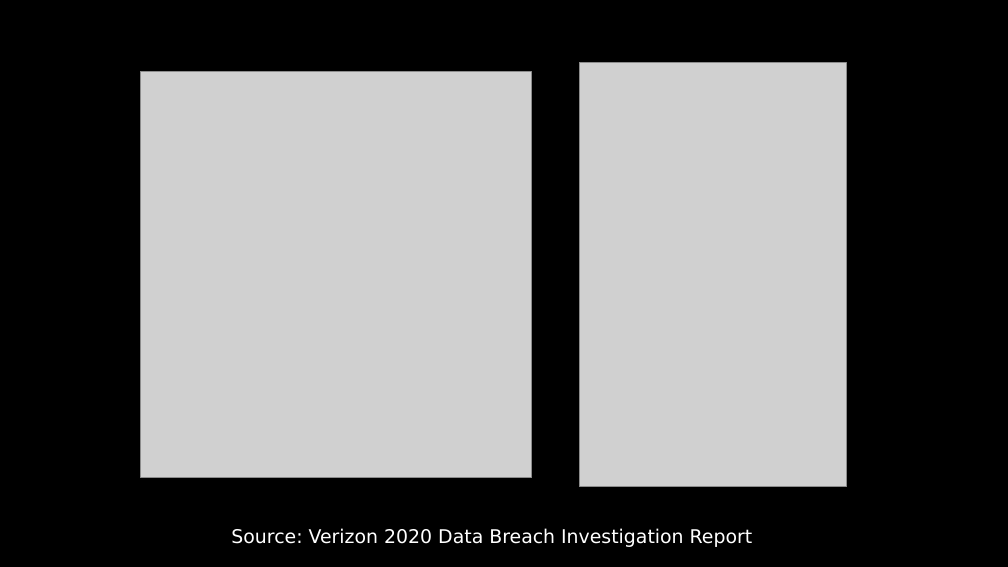
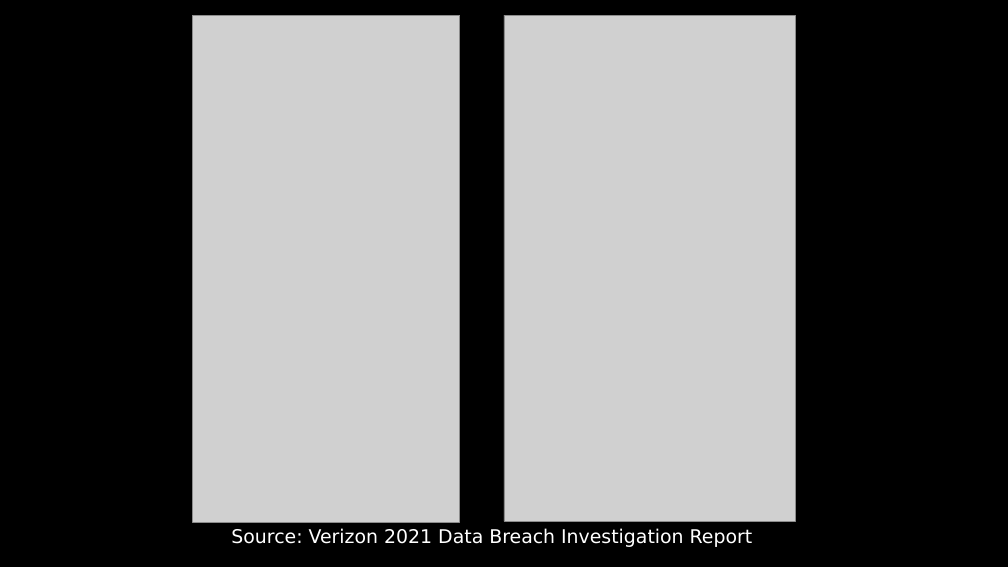
Before and after one commit to dschwarz91/websec-lecture, a slide deck: slide 10 of slides/1_Intro_and_Motivation.pptx. Drawn at 1008x567 pixels with LibreOffice and Linux fonts; fonts in the diff are those of the drawing; grey boxes stand for pictures. Boxes give left, top, right and bottom in pixels: in the first picture for what was removed or moved away, otherwise in the second. Text is boxed around its words. In the diff, an @@ line names an element or a change of style, - is before the commit and + after.

Commit message:
Updated Verizon Investigation Report charts to 2021 version.

```diff
--- a/slides/1_Intro_and_Motivation.pptx
+++ b/slides/1_Intro_and_Motivation.pptx
@@ picture: place and size @@
-picture at [141,72,532,479]
+picture at [193,15,461,523]
@@ picture: place and size @@
-picture at [579,63,847,487]
+picture at [504,15,796,522]
@@ text at [231,528,753,547]: text changed @@
-Source: Verizon 2020 Data Breach Investigation Report
+Source: Verizon 2021 Data Breach Investigation Report
```
Also in this commit, not shown: 1 other file.
